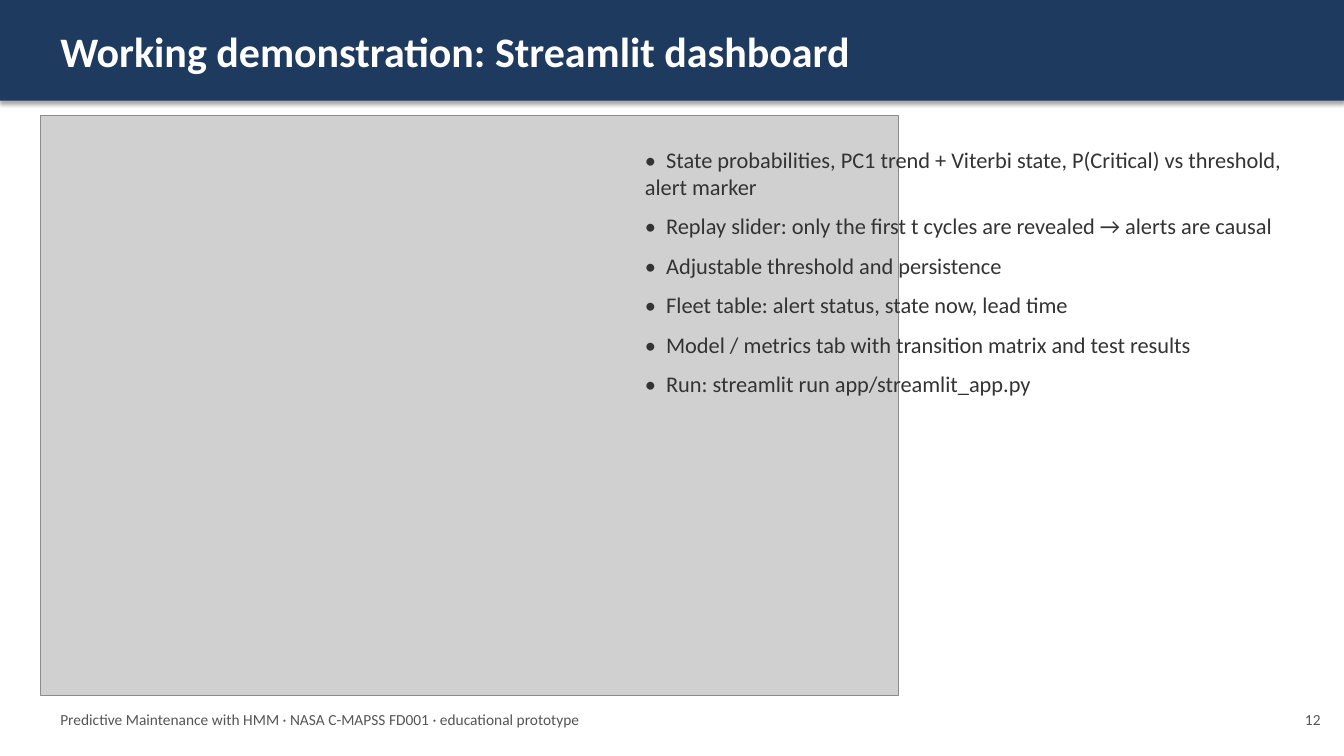
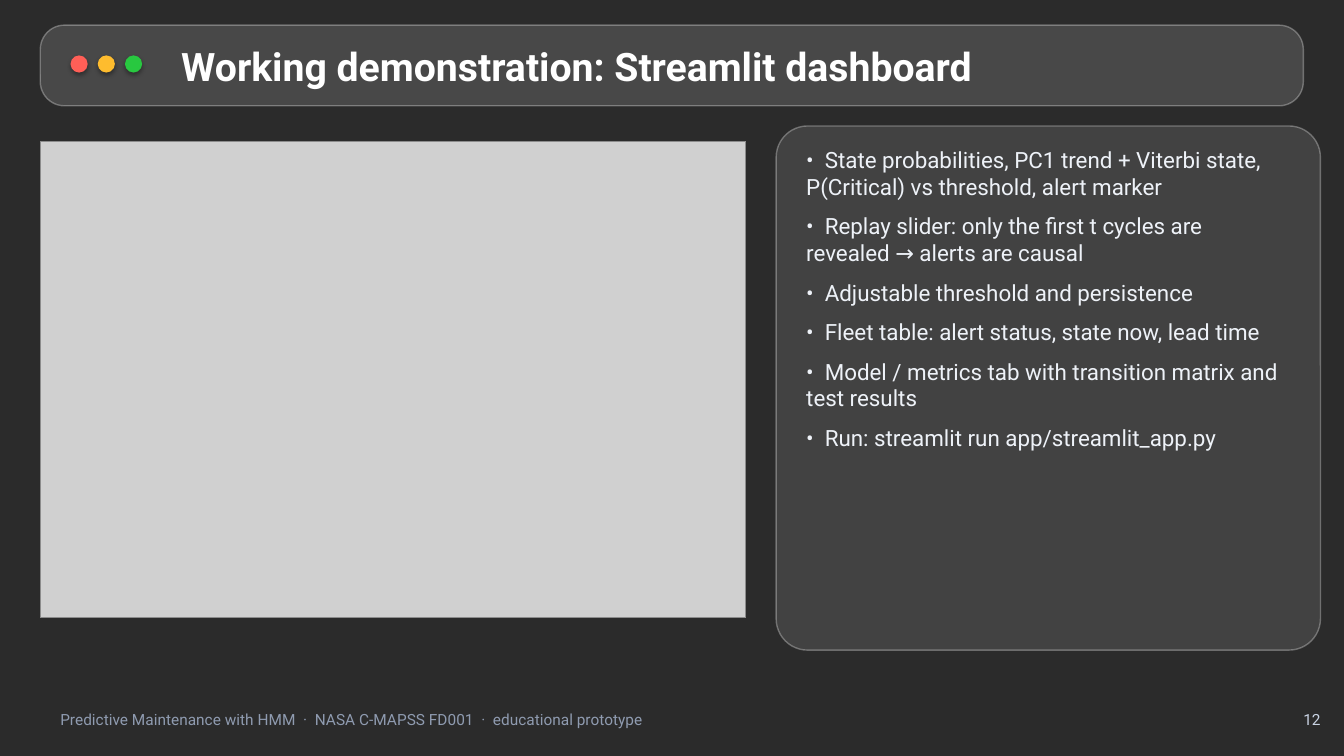
Before and after one commit to Ishita09-prog/predictive-maintenance-hmm, a slide deck: slide 12 of reports/Presentation.pptx. Drawn at 1344x756 pixels with LibreOffice and Linux fonts; fonts in the diff are those of the drawing; grey boxes stand for pictures; background and template pictures are left out; a plain dark background stands for a picture behind light text. Boxes give left, top, right and bottom in pixels: in the first picture for what was removed or moved away, otherwise in the second. Text is boxed around its words. In the diff, an @@ line names an element or a change of style, - is before the commit and + after.

```diff
--- a/reports/Presentation.pptx
+++ b/reports/Presentation.pptx
@@ background #FFFFFF to picture (left out) @@
@@ rectangle removed at bbox=[0, 0, 1344, 101] @@
@@ rounded rectangle added at bbox=[40, 25, 1304, 106], fill #FFFFFF at 14% opacity, outline #FFFFFF 1 pt @@
@@ ellipse added at bbox=[71, 55, 88, 73], fill #FF5F57 @@
@@ ellipse added at bbox=[98, 55, 115, 73], fill #FEBC2E @@
@@ ellipse added at bbox=[125, 55, 142, 73], fill #28C840 @@
@@ text "Working demonstration: Streamlit dashboard": place and size @@
-text "Working demonstration: Streamlit dashboard" at bbox=[60, 37, 849, 74]
+text "Working demonstration: Streamlit dashboard" at bbox=[181, 51, 971, 89]
@@ text "Working demonstration: Streamlit dashboard" at bbox=[181, 51, 971, 89]: size 30 to 28 pt, font Calibri to Roboto @@
@@ picture: place and size @@
-picture at bbox=[40, 116, 898, 696]
+picture at bbox=[40, 141, 746, 618]
@@ rounded rectangle added at bbox=[776, 126, 1321, 650], fill #FFFFFF at 11% opacity, outline #FFFFFF 1 pt @@
@@ text "• State probabilities, PC1 trend ...": place and size @@
-text "• State probabilities, PC1 trend ..." at bbox=[645, 149, 1280, 398]
+text "• State probabilities, PC1 trend ..." at bbox=[806, 151, 1277, 451]
@@ text "• State probabilities, PC1 trend ..." at bbox=[806, 151, 1277, 451]: font Calibri to Roboto, text colour #333333 to #EEF2F8 @@
@@ text "Predictive Maintenance with HMM · ..." at bbox=[60, 713, 642, 728]: font Calibri to Roboto, text colour #555555 to #8F9BB0 @@
@@ text "12" at bbox=[1303, 714, 1320, 725]: font Calibri to Roboto, text colour #555555 to #C9D3E3 @@
```
Also in this commit, not shown: 13 other slides changed, 4 other files.
